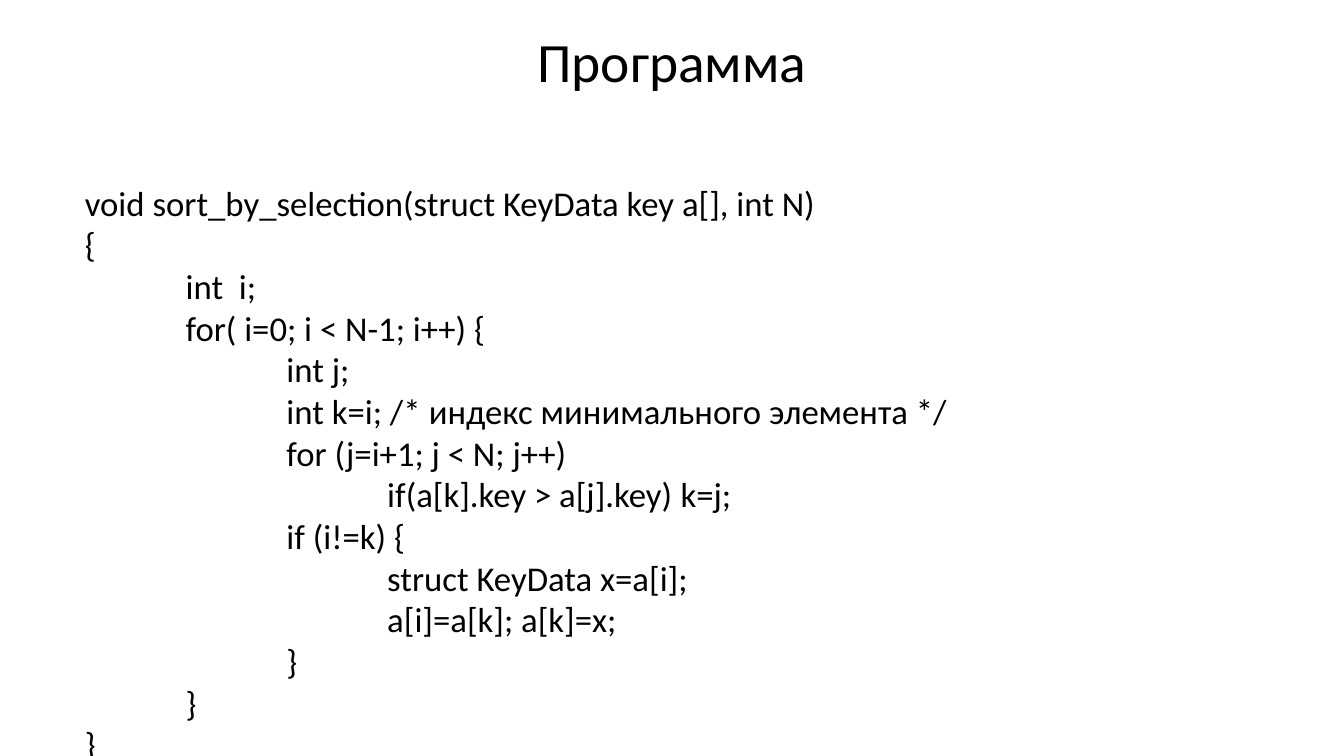
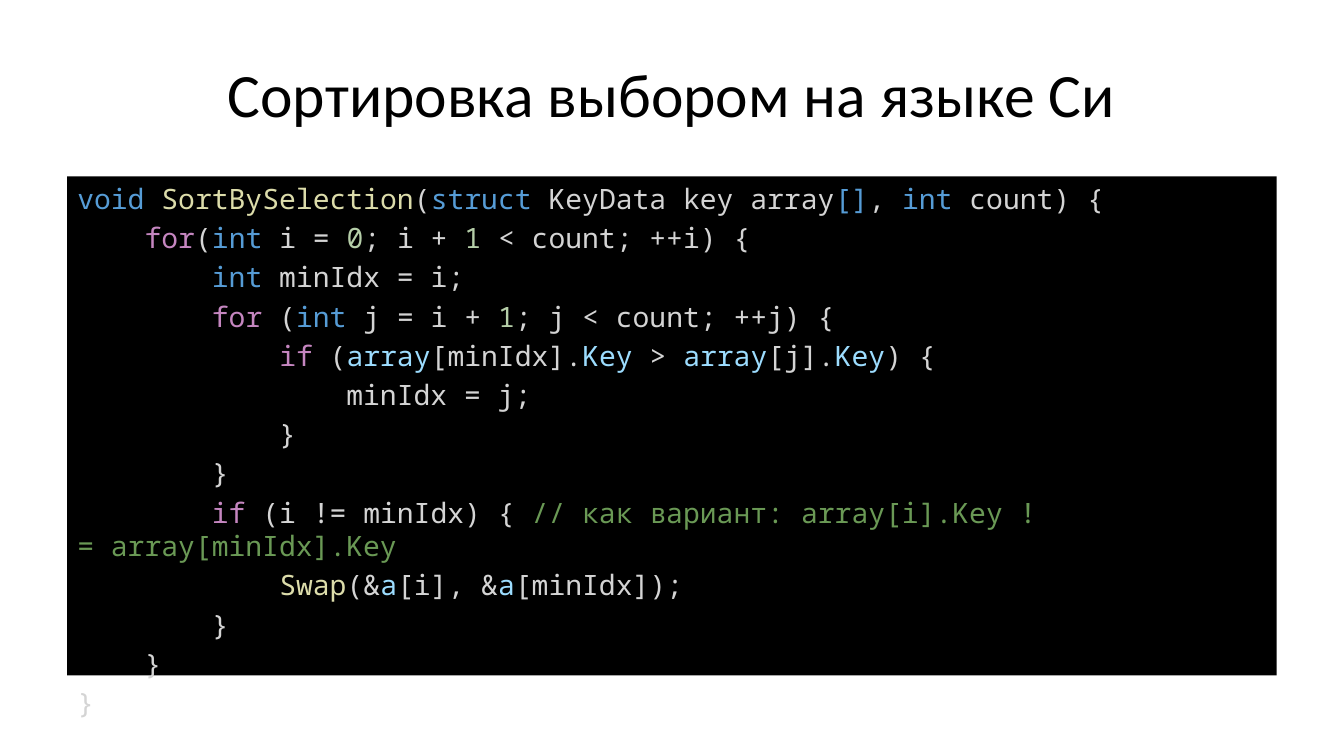
Before and after one commit to Evgueni-Petrov-aka-espetrov/Algorithms-and-Programming-in-C-pptx, a slide deck: slide 40 of 13 Сортировка.pptx (slide 12 before the commit). Drawn at 1344x756 pixels with LibreOffice and Linux fonts; fonts in the diff are those of the drawing. Boxes give left, top, right and bottom in pixels: in the first picture for what was removed or moved away, otherwise in the second. Text is boxed around its words. In the diff, an @@ line names an element or a change of style, - is before the commit and + after.

```diff
--- a/13 Сортировка.pptx
+++ b/13 Сортировка.pptx
@@ title at [228, 75, 1115, 127]: text changed; size 39.6 to 44 pt @@
-Программа
+Сортировка выбором на языке Си
@@ text "void SortBySelection(struct KeyData key array[], ...": place and size @@
-text "void SortBySelection(struct KeyData key array[], ..." at [85, 190, 908, 637]
+text "void SortBySelection(struct KeyData key array[], ..." at [68, 176, 1277, 676]
@@ text "void SortBySelection(struct KeyData key array[], ..." at [68, 176, 1277, 676]: fill none to #000000 @@
@@ text at [77, 187, 1070, 602]: text changed; size 24.8 to 20 pt; font Calibri to Noto Sans Mono; text colour #000000 to #D4D4D4 @@
-void sort_by_selection(struct KeyData key a[], int N)
-{
-int i;
-for( i=0; i < N-1; i++) {
-int j;
-int k=i; /* индекс минимального элемента */
-for (j=i+1; j < N; j++)
-if(a[k].key > a[j].key) k=j;
-if (i!=k) {
-struct KeyData x=a[i];
-a[i]=a[k]; a[k]=x;
-}
-}
-}
+void SortBySelection(struct KeyData key array[], int count) {
+for(int i = 0; i + 1 < count; ++i) {
+int minIdx = i;
+for (int j = i + 1; j < count; ++j) {
+if (array[minIdx].Key > array[j].Key) {
+minIdx = j;
+}
+}
+if (i != minIdx) { // как вариант: array[i].Key != array[minIdx].Key
+Swap(&a[i], &a[minIdx]);
+}
+}
+}
```
Also in this commit, not shown: 15 other slides changed, 104 slides added, 9 slides removed.
